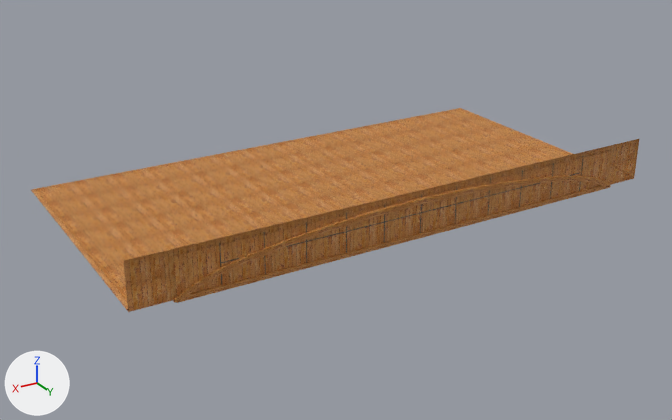
One commit to the FBX model Assets/Models/RoomGrayboxes/MainHall/lodgeMainHall.fbx: the scene before it, then after it.
Before and after are seen from a 50 mm camera at (97.9, 87.1, 48.4) aimed at (36.7, -14.9, -2.6). The axes (+X, +Y, +Z) are drawn at lower left. The lights are the same throughout. Objects named as collision shapes, trigger or cutter boxes, shadow casters or lower levels of detail are left out. Where no turn or scale is listed for an object, it has been applied to the vertices. Vertices at the same position are counted once.

In view in the first picture: 'Floor', 'Glass', 'WindowFrame_LOD0', 'WindowWall_LOD0'.
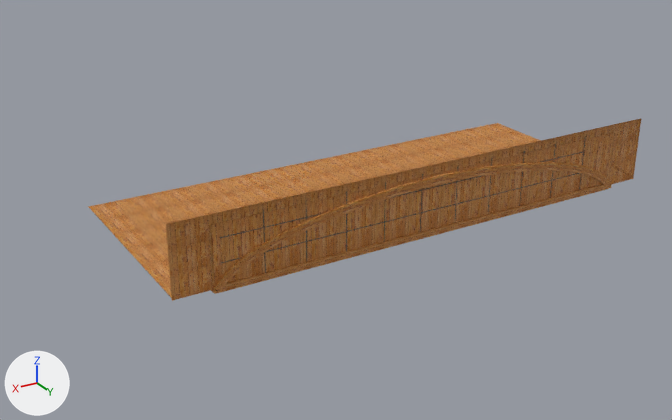
The edits, one by one:
me_mesh_009 has 400 vertices, 384 faces and spans x 2.5..67.5, y 2.1..2.9, z -0.3..5.0.
me_mesh_009 is used by ob_windowframe_lod0; location (0.0, 0.0, 0.0).
me_mesh_009 part 1: the whole mesh is scaled about the mesh origin by (0.933, 1, 1.5).
me_plane_030 has 4 vertices, 1 face and spans x -2.5..72.5, y -37.5..2.5, z 0.0.
me_plane_030 is used by ob_floor; location (0.0, 0.0, 0.0).
Part 3, on me_plane_030:
Vertex 0 of me_plane_030 moves from (-2.5, -37.5, 0.0) at pixel (460, 107) to (-2.5, -27.5, 0.0) at pixel (497, 122).
Vertex 1 of me_plane_030 moves from (72.5, -37.5, 0.0) at pixel (30, 189) to (67.5, -27.5, 0.0) at pixel (88, 206).
Vertex 3 of me_plane_030 moves from (72.5, 2.5, 0.0) at pixel (128, 312) to (67.5, 2.5, 0.0) at pixel (173, 300).
me_plane_038 has 4 vertices, 1 face and spans x 2.9..67.1, y 2.5, z 0.0..5.2.
me_plane_038 is used by ob_glass; location (0.0, 0.0, 0.0).
Part 4, on me_plane_038:
Vertex 0 of me_plane_038 moves from (67.1, 2.5, 0.0) to (62.7, 2.5, 0.0).
Vertex 1 of me_plane_038 moves from (2.9, 2.5, 0.0) to (2.7, 2.5, 0.0).
Vertex 2 of me_plane_038 moves from (67.1, 2.5, 5.2) at pixel (173, 256) to (62.7, 2.5, 7.8) at pixel (210, 224).
Vertex 3 of me_plane_038 moves from (2.9, 2.5, 5.2) at pixel (611, 150) to (2.7, 2.5, 7.8) at pixel (614, 132).
me_plane_037 has 365 vertices, 248 faces and spans x -2.5..72.5, y 2.3..2.5, z 0.0..6.0.
me_plane_037 is used by ob_windowwall_lod0; location (0.0, 0.0, 0.0).
me_plane_037 part 2: the whole mesh is scaled about the mesh origin by (0.933, 1, 1.5).

Changed parts and their boxes [x1, y1, x2, y2] in the pictures (672 x 420 px):
'Floor', reshaped
    before: [31, 108, 573, 311]
    after: [89, 123, 634, 298]
'Glass', reshaped (8% narrower)
    before: [173, 151, 611, 296]
    after: [211, 133, 615, 284]
'WindowWall_LOD0', mesh rescaled (8% narrower)
    before: [123, 139, 639, 312]
    after: [166, 118, 641, 300]
'WindowFrame_LOD0', mesh rescaled (8% narrower)
    before: [173, 175, 611, 303]
    after: [211, 162, 612, 294]
